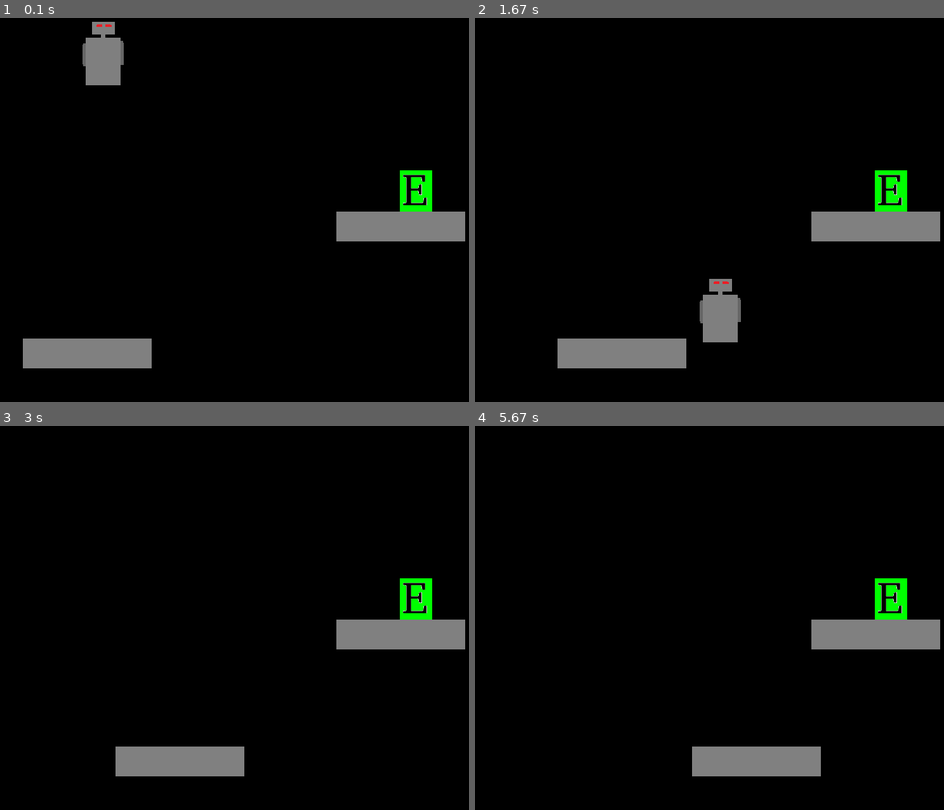
Above: before the commit, frames 1-4 (two rows, left to right).
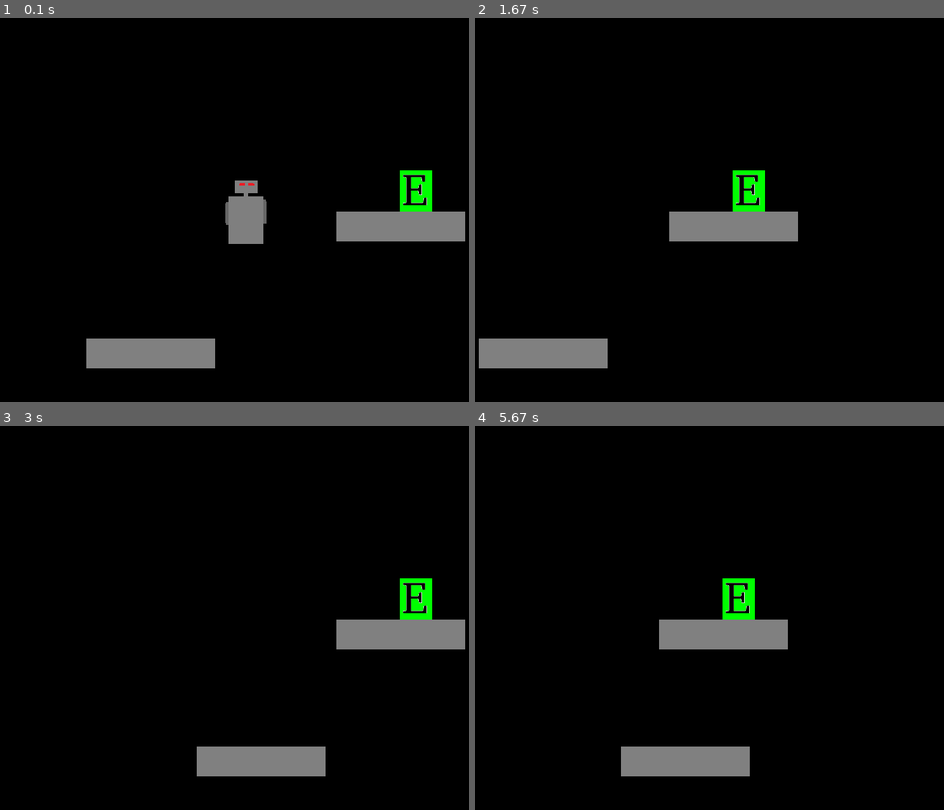
Above: after the commit, the same moments.

Repository: andrew-karppinen/pygame-simple-object
Game: pygame game, started from esimerkki.py
Two runs of this game, one before a commit and one after it. Both use one fixed random seed, a clock stepped at 60 frames per second and the inputs below.
Inputs:
- Up to frame 1 (0.1 s): no input
- Up to frame 2 (1.67 s): hold Right 0.33-0.8 s; hold Up 0.83-1.13 s; hold Right 1.17-1.63 s
- Up to frame 3 (3 s): hold Left 1.67-2.2 s; hold Left 2.23-2.63 s; hold Up from 2.67 s (still down)
- Up to frame 4 (5.67 s): release Up at 3.03 s; hold Right 3.07-3.7 s; hold Left 3.73-4.2 s; hold Right 4.23-4.7 s; hold Right 5.07-5.53 s; hold Left from 5.57 s (still down)

The runs differ from the first frame. In frame 1, 4.4% of the frame differs, in the area x 4-57%, y 0-92%; in frame 2, 9.3%, in the area x 0-100%, y 39-92%; in frame 3, 2.7%; in frame 4, 7.8%.

Commit message:
Add files via upload

Diff:
--- a/esimerkki.py
+++ b/esimerkki.py
@@ -18,15 +18,19 @@
 kello = pygame.time.Clock()
 
 #luodaan Objektit
-robotti = NewObject(robottikuva,position_x=200,position_y=100,gravity_speed = 0.2,jump_strength = 10.0)
-taso = NewObject(tasokuva,position_x=100,position_y=600)
+robotti = NewObject(robottikuva,position_x=425,position_y=350,gravity_speed = 0.2,jump_strength = 10.0)
+taso = NewObject(tasokuva,position_x=200,position_y=600)
 taso2 = NewObject(tasokuva,position_x=600,position_y=400)
 maali = NewObject(maalikuva,position_x=700,position_y=335)
 
 #lisätään törmäykset
+
 AddCollision(robotti,taso)
 AddCollision(robotti,taso2)
 
+kameralista = [taso,taso2,maali]
+
+robotti.AddCamera(kameralista)
 
 
 tasovasemmalle = False
@@ -59,9 +63,9 @@
 
 
     if oikealle:
-        robotti.MoveX(4)
+        robotti.CameraMoveX(4)
     if vasemmalle:
-        robotti.MoveX(-4)
+        robotti.CameraMoveX(-4)
 
 
     if taso.position_x_ == 500:
